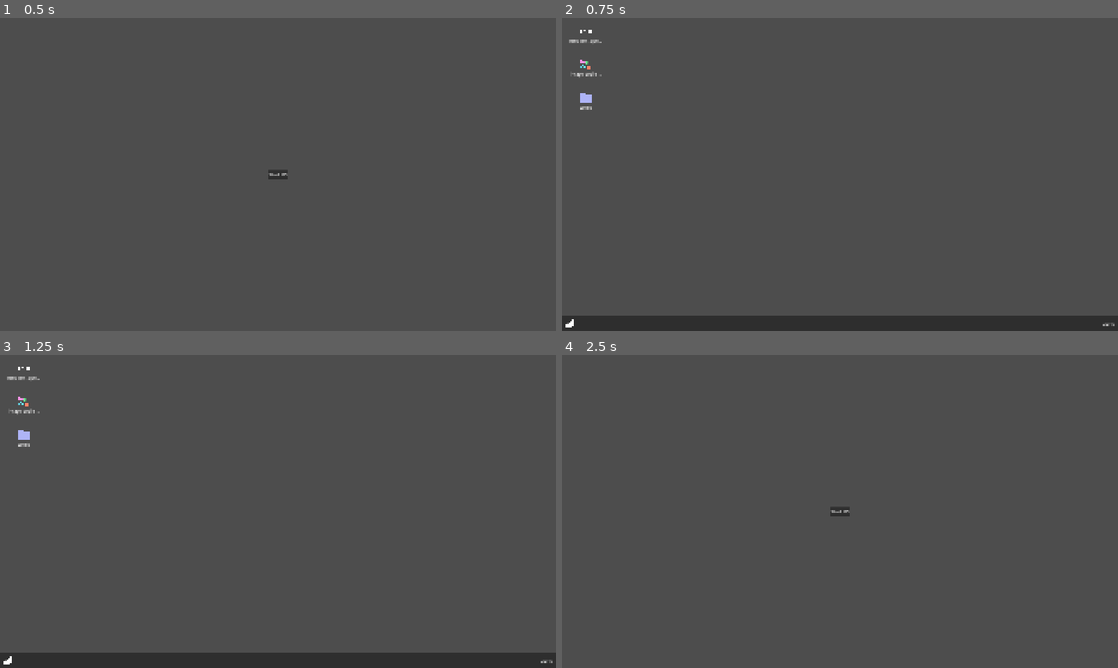
Above: before the commit, frames 1-4 (two rows, left to right).
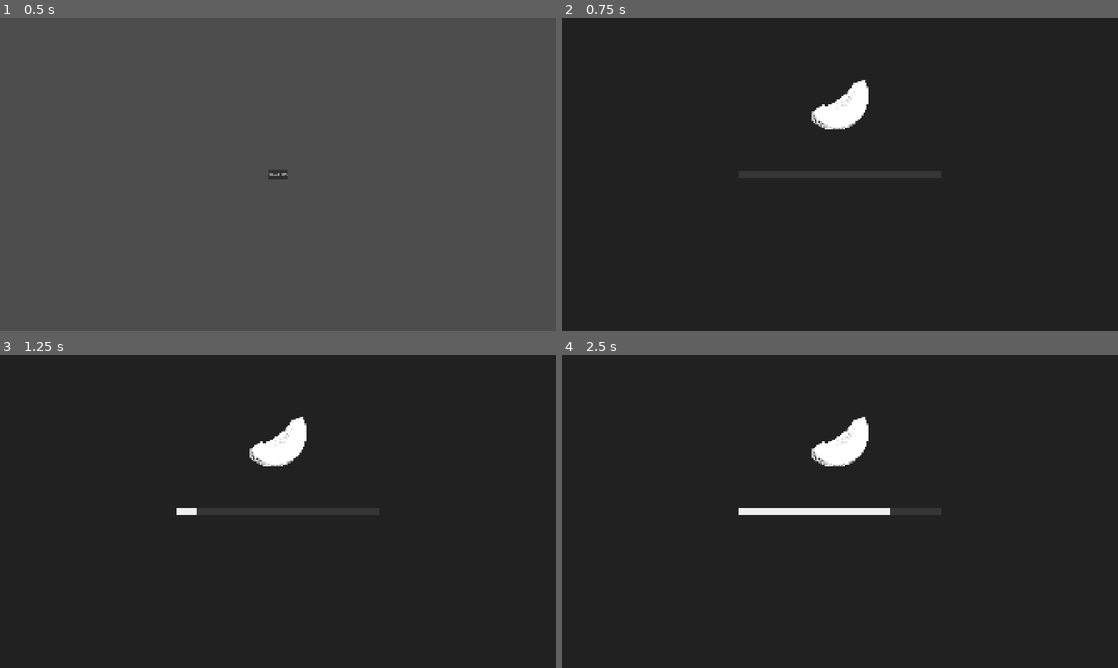
Above: after the commit, the same moments.

Repository: Dherleth/melon-os
Game: Godot game, scene res://your_main_scene.tscn
Same seed, same stepped clock (60 frames per second), same inputs: the game is played once before the commit and once after it.
Inputs (mouse positions are in pixels of both pictures, inside the frame that each line leads up to):
- Up to frame 1 (0.5 s): no input
- Up to frame 2 (0.75 s): click "Start OS" at 0.5 s
- Up to frame 3 (1.25 s): no input
- Up to frame 4 (2.5 s): click (567, 661) at 1.27 s; click (578, 646) at 2 s, where only the run before the commit has a clickable "Shutdown"

Frame 1 is identical in both runs. In frame 2, 94% of the frame differs, in the area x 0-100%, y 0-99%; in frame 3, 94%; in frame 4, 100%, in the area x 0-100%, y 0-100%.

Commit message:
loading screen

Diff:
--- /dev/null
+++ b/os/core/os_loading_screen/os_loading_screen.gd
@@ -0,0 +1,12 @@
+class_name OsLoadingScreen
+extends Control
+
+signal finished
+
+@onready var animation_player: AnimationPlayer = $AnimationPlayer
+
+func start():
+	animation_player.play("load")
+	await animation_player.animation_finished
+
+	finished.emit()
--- /dev/null
+++ b/os/core/os_loading_screen/os_loading_screen.tscn
@@ -0,0 +1,105 @@
+[gd_scene format=3 uid="uid://bv4g43e1qp03m"]
+
+[ext_resource type="Script" uid="uid://b1g5x0ftyuhca" path="res://os/core/os_loading_screen/os_loading_screen.gd" id="1_th2s3"]
+[ext_resource type="Texture2D" uid="uid://cwo753yxhad1u" path="res://os/core/os_loading_screen/os_loading_screen_icon.png" id="1_wbtr7"]
+
+[sub_resource type="StyleBoxFlat" id="StyleBoxFlat_th2s3"]
+bg_color = Color(0.6, 0.6, 0.6, 0.1764706)
+
+[sub_resource type="StyleBoxFlat" id="StyleBoxFlat_6mq8n"]
+bg_color = Color(1, 1, 1, 0.9254902)
+
+[sub_resource type="Animation" id="Animation_eo1bt"]
+length = 0.001
+tracks/0/type = "value"
+tracks/0/imported = false
+tracks/0/enabled = true
+tracks/0/path = NodePath("ProgressBar:value")
+tracks/0/interp = 1
+tracks/0/loop_wrap = true
+tracks/0/keys = {
+"times": PackedFloat32Array(0),
+"transitions": PackedFloat32Array(1),
+"update": 0,
+"values": [100.0]
+}
+
+[sub_resource type="Animation" id="Animation_ec75j"]
+resource_name = "load"
+length = 4.0
+tracks/0/type = "value"
+tracks/0/imported = false
+tracks/0/enabled = true
+tracks/0/path = NodePath("ProgressBar:value")
+tracks/0/interp = 1
+tracks/0/loop_wrap = true
+tracks/0/keys = {
+"times": PackedFloat32Array(0, 0.2, 0.6666667, 0.8, 1.0666667, 1.8333334, 2.0666666, 2.3, 2.4666667, 2.9333334),
+"transitions": PackedFloat32Array(1, 1, 1, 1, 1, 1, 1, 1, 1, 1),
+"update": 1,
+"values": [0.0, 5.0, 10.0, 30.0, 45.0, 75.0, 75.0, 80.0, 80.0, 100.0]
+}
+
+[sub_resource type="AnimationLibrary" id="AnimationLibrary_t800u"]
+_data = {
+&"RESET": SubResource("Animation_eo1bt"),
+&"load": SubResource("Animation_ec75j")
+}
+
+[node name="OsLoadingScreen" type="Control" unique_id=893764750]
+layout_mode = 3
+anchors_preset = 15
+anchor_right = 1.0
+anchor_bottom = 1.0
+grow_horizontal = 2
+grow_vertical = 2
+script = ExtResource("1_th2s3")
+
+[node name="ColorRect" type="ColorRect" parent="." unique_id=885941520]
+layout_mode = 1
+anchors_preset = 15
+anchor_right = 1.0
+anchor_bottom = 1.0
+grow_horizontal = 2
+grow_vertical = 2
+color = Color(0.12955844, 0.12955847, 0.12955844, 1)
+
+[node name="TextureRect" type="TextureRect" parent="." unique_id=220052255]
+custom_minimum_size = Vector2(200, 200)
+custom_maximum_size = Vector2(200, 200)
+layout_mode = 1
+anchors_preset = 8
+anchor_left = 0.5
+anchor_top = 0.5
+anchor_right = 0.5
+anchor_bottom = 0.5
+offset_left = -100.0
+offset_top = -340.0
+offset_right = 100.0
+offset_bottom = -140.0
+grow_horizontal = 2
+grow_vertical = 2
+texture = ExtResource("1_wbtr7")
+expand_mode = 1
+stretch_mode = 5
+
+[node name="ProgressBar" type="ProgressBar" parent="." unique_id=1681221277]
+layout_mode = 1
+anchors_preset = 8
+anchor_left = 0.5
+anchor_top = 0.5
+anchor_right = 0.5
+anchor_bottom = 0.5
+offset_left = -350.0
+offset_top = -13.5
+offset_right = 350.0
+offset_bottom = 13.5
+grow_horizontal = 2
+grow_vertical = 2
+theme_override_styles/background = SubResource("StyleBoxFlat_th2s3")
+theme_override_styles/fill = SubResource("StyleBoxFlat_6mq8n")
+value = 100.0
+show_percentage = false
+
+[node name="AnimationPlayer" type="AnimationPlayer" parent="." unique_id=910911800]
+libraries/ = SubResource("AnimationLibrary_t800u")
--- a/os/core/os_system/os_system.gd
+++ b/os/core/os_system/os_system.gd
@@ -5,17 +5,31 @@
 
 @export var os_definition: OsSystemDefinition = preload("res://os/sample_data/sample_os_definiton.tres")
 
-@onready var background: TextureRect = $Background
-@onready var os_window_container: OsWindowsContainer = $OsWindowContainer
-@onready var os_task_bar: OsTaskBar = $OsTaskBar
-@onready var os_notification_center: OsNotificationCenter = $OsNotificationCenter
-@onready var os_desktop: OsDesktop = $OsDesktop
+@onready var os_background: TextureRect = $LoggedLayer/OsBackground
+@onready var os_window_container: OsWindowsContainer = $LoggedLayer/OsWindowContainer
+@onready var os_task_bar: OsTaskBar = $LoggedLayer/OsTaskBar
+@onready var os_notification_center: OsNotificationCenter = $LoggedLayer/OsNotificationCenter
+@onready var os_desktop: OsDesktop = $LoggedLayer/OsDesktop
+@onready var os_loading_screen: OsLoadingScreen = $LoadingScreenLayer/OsLoadingScreen
+
+@onready var logged_layer: Control = $LoggedLayer
+@onready var login_screen_layer: Control = $LoginScreenLayer
+@onready var loading_screen_layer: Control = $LoadingScreenLayer
+
 
 var app_manager: OsAppManager = OsAppManager.new()
 
 func _ready() -> void:
 	hide()
-	background.texture = os_definition.background
+	logged_layer.hide()
+	login_screen_layer.hide()
+	loading_screen_layer.hide()
+
+	os_loading_screen.finished.connect(_on_loading_screen_finished)
+
+	if os_definition.background:
+		os_background.texture = os_definition.background
+
 	app_manager.os_system = self
 	app_manager.windows_container = os_window_container
 	app_manager.task_bar = os_task_bar
@@ -55,14 +69,23 @@
 
 func turn_on() -> void:
 	show()
+	loading_screen_layer.show()
+	os_loading_screen.start()
+
+
+func _on_loading_screen_finished() -> void:
+	loading_screen_layer.hide()
+	#login_layer.show() # To do
+	logged_layer.show()
 
 
 func turn_off() -> void:
 	hide()
 	turned_off.emit(self)
 
+
 # Helper to easily create a new OsSystem instance without passing the scene path around.
-# You can provide your own OS definition or use the default one
+# You can provide your own OS definition or use the default one (already set in the scene)
 static func create(os_definition_p: OsSystemDefinition = null) -> OsSystem:
 	var os_instance = preload("res://os/core/os_system/os_system.tscn").instantiate() as OsSystem
 	if os_definition_p:
--- a/os/core/os_system/os_system.tscn
+++ b/os/core/os_system/os_system.tscn
@@ -5,6 +5,7 @@
 [ext_resource type="PackedScene" uid="uid://dbop60mi5qu3e" path="res://os/core/os_window_container/os_window_container.tscn" id="3_nhvy6"]
 [ext_resource type="PackedScene" uid="uid://3vsmcanloltf" path="res://os/core/os_notification_center/os_notification_center.tscn" id="4_l4gxm"]
 [ext_resource type="PackedScene" uid="uid://drbgm0ket2lf5" path="res://os/core/os_task_bar/os_task_bar.tscn" id="4_nhvy6"]
+[ext_resource type="PackedScene" uid="uid://bv4g43e1qp03m" path="res://os/core/os_loading_screen/os_loading_screen.tscn" id="6_0x6cc"]
 
 [node name="OsSystem" type="Control" unique_id=1276379304]
 layout_mode = 3
@@ -15,7 +16,15 @@
 grow_vertical = 2
 script = ExtResource("1_l4gxm")
 
-[node name="Background" type="TextureRect" parent="." unique_id=709703283]
+[node name="LoggedLayer" type="Control" parent="." unique_id=1555747019]
+layout_mode = 1
+anchors_preset = 15
+anchor_right = 1.0
+anchor_bottom = 1.0
+grow_horizontal = 2
+grow_vertical = 2
+
+[node name="OsBackground" type="TextureRect" parent="LoggedLayer" unique_id=709703283]
 layout_mode = 1
 anchors_preset = 15
 anchor_right = 1.0
@@ -24,29 +33,50 @@
 grow_vertical = 2
 stretch_mode = 6
 
-[node name="OsDesktop" parent="." unique_id=1876509325 instance=ExtResource("2_l4gxm")]
+[node name="OsDesktop" parent="LoggedLayer" unique_id=1876509325 instance=ExtResource("2_l4gxm")]
 layout_mode = 1
 anchors_preset = -1
 anchor_bottom = 0.9537037
 metadata/_edit_use_anchors_ = true
 
-[node name="OsWindowContainer" parent="." unique_id=569395539 instance=ExtResource("3_nhvy6")]
+[node name="OsWindowContainer" parent="LoggedLayer" unique_id=569395539 instance=ExtResource("3_nhvy6")]
 layout_mode = 0
 grow_horizontal = 1
 grow_vertical = 1
 
-[node name="OsTaskBar" parent="." unique_id=656516641 instance=ExtResource("4_nhvy6")]
+[node name="OsTaskBar" parent="LoggedLayer" unique_id=656516641 instance=ExtResource("4_nhvy6")]
 layout_mode = 1
 offset_top = -50.0
 offset_bottom = -50.0
 
-[node name="OsNotificationCenter" parent="." unique_id=1243728760 instance=ExtResource("4_l4gxm")]
+[node name="OsNotificationCenter" parent="LoggedLayer" unique_id=1243728760 instance=ExtResource("4_l4gxm")]
 layout_mode = 1
 anchors_preset = 1
 anchor_left = 1.0
 anchor_right = 1.0
-offset_left = -240.0
+offset_left = 1640.0
 offset_top = 20.0
-offset_right = -20.0
-offset_bottom = 141.0
+offset_right = 1860.0
+offset_bottom = 1020.0
 grow_horizontal = 0
+
+[node name="LoginScreenLayer" type="Control" parent="." unique_id=259842042]
+visible = false
+layout_mode = 1
+anchors_preset = 15
+anchor_right = 1.0
+anchor_bottom = 1.0
+grow_horizontal = 2
+grow_vertical = 2
+
+[node name="LoadingScreenLayer" type="Control" parent="." unique_id=671019625]
+visible = false
+layout_mode = 1
+anchors_preset = 15
+anchor_right = 1.0
+anchor_bottom = 1.0
+grow_horizontal = 2
+grow_vertical = 2
+
+[node name="OsLoadingScreen" parent="LoadingScreenLayer" unique_id=893764750 instance=ExtResource("6_0x6cc")]
+layout_mode = 1
--- a/os/core/os_task_bar/os_task_bar.tscn
+++ b/os/core/os_task_bar/os_task_bar.tscn
@@ -1,7 +1,7 @@
 [gd_scene format=3 uid="uid://drbgm0ket2lf5"]
 
 [ext_resource type="Script" uid="uid://cfn7tw0tdq3wj" path="res://os/core/os_task_bar/os_task_bar.gd" id="1_h132n"]
-[ext_resource type="Texture2D" uid="uid://b73yw38up2hm2" path="res://os/core/os_task_bar/start_button_icon.png" id="2_8jesn"]
+[ext_resource type="Texture2D" uid="uid://b73yw38up2hm2" path="res://os/core/os_task_bar/os_start_button_icon.png" id="2_8jesn"]
 
 [sub_resource type="StyleBoxEmpty" id="StyleBoxEmpty_l4ecp"]
 content_margin_left = 4.0
Not shown, added: os/core/os_loading_screen/os_loading_screen.gd.uid
Binary file added: os/core/os_loading_screen/os_loading_screen_icon.png
Not shown, changed: os/core/os_loading_screen/os_loading_screen_icon.png.import
Renamed: os/core/os_task_bar/start_button_icon.png -> os/core/os_task_bar/os_start_button_icon.png
Not shown, changed: os/core/os_task_bar/os_start_button_icon.png.import
Binary file removed: os/sample_data/filesystem/images/melon.png
Not shown, added: os/core/.DS_Store
